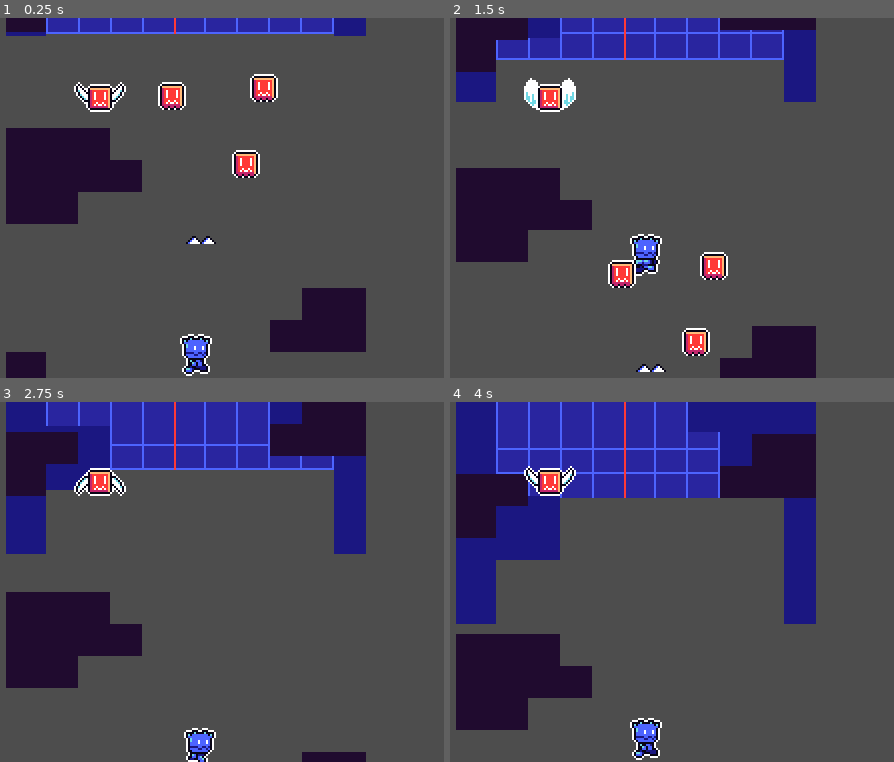
Above: before the commit, frames 1-4 (two rows, left to right).
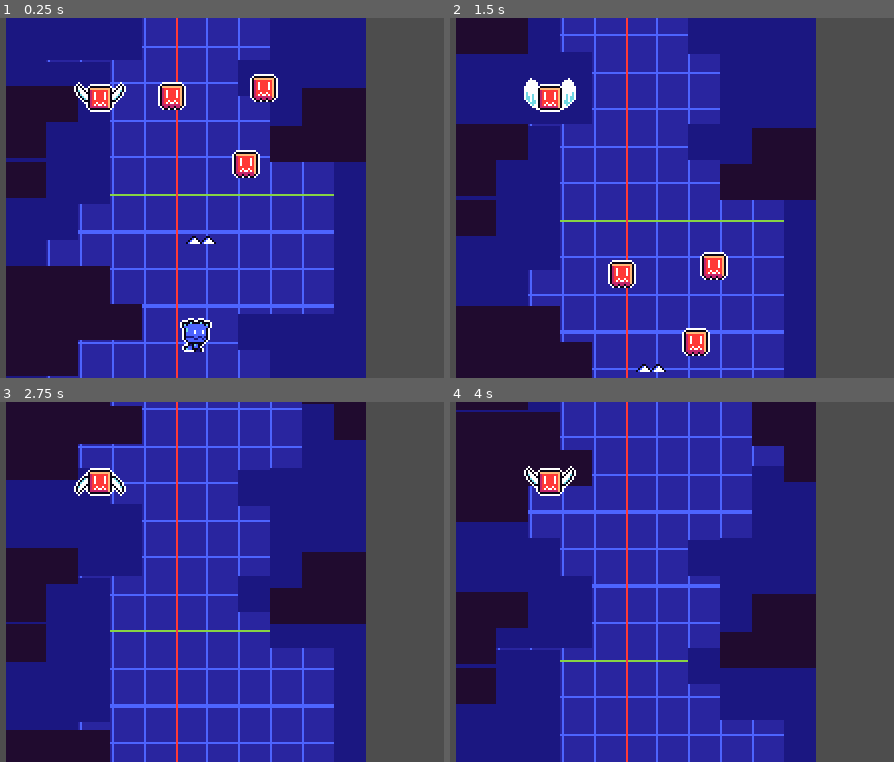
Above: after the commit, the same moments.

Repository: NicolasPetruci/TCC-Faculdade
Game: Godot game, scene res://Scenes/main.tscn
The game is run twice, just before and just after one commit, with the same random seed, the same clock (stepped at 60 frames per second) and the same inputs.
Inputs:
- Up to frame 1 (0.25 s): no input
- Up to frame 2 (1.5 s): tap Enter (Esquerda, bound only after the commit) at 0.5 s; hold D (Direita, bound only after the commit) from 0.53 s (still down); tap Space (Jump) at 0.77 s
- Up to frame 3 (2.75 s): tap Space (Jump) at 1.52 s; release D (Direita, bound only after the commit) at 2.03 s; hold Enter (Esquerda, bound only after the commit) from 2.03 s (still down)
- Up to frame 4 (4 s): release Enter (Esquerda, bound only after the commit) at 2.78 s; hold D (Direita, bound only after the commit) from 2.78 s (still down); tap Space (Jump) at 3.02, 3.77 s

The runs differ from the first frame. In frame 1, 75% of the frame differs, in the area x 1-83%, y 0-100%; in frame 2, 71%; in frame 3, 68%; in frame 4, 65%.

Commit message:
movimentação direita

Diff:
--- a/Scenes/level.tscn
+++ b/Scenes/level.tscn
@@ -13,38 +13,43 @@
 script = ExtResource("1_81xng")
 
 [node name="ParallaxBg" type="ParallaxLayer" parent="."]
+position = Vector2(0, 48)
 motion_scale = Vector2(0.2, 0.2)
 motion_mirroring = Vector2(0, 180)
 
 [node name="Sprite2D" type="Sprite2D" parent="ParallaxBg"]
-position = Vector2(245, -242)
+position = Vector2(246, -146.888)
 rotation = 1.5708
-scale = Vector2(0.772305, 0.994444)
+scale = Vector2(1.15839, 0.994444)
 texture = ExtResource("1_6phgx")
 centered = false
 
 [node name="ParallaxMG2" type="ParallaxLayer" parent="."]
+position = Vector2(0, 46)
 motion_scale = Vector2(0.5, 0.5)
 motion_mirroring = Vector2(0, 180)
 
 [node name="Sprite2D" type="Sprite2D" parent="ParallaxMG2"]
-position = Vector2(246, -317)
+position = Vector2(246, -139.844)
 rotation = 1.5708
+scale = Vector2(1.13074, 1)
 texture = ExtResource("2_81xng")
 centered = false
 
 [node name="ParallaxMG1" type="ParallaxLayer" parent="."]
+position = Vector2(0, 46)
 motion_scale = Vector2(0.3, 0.3)
 motion_mirroring = Vector2(0, 180)
 
 [node name="Sprite2D" type="Sprite2D" parent="ParallaxMG1"]
-position = Vector2(246, -140)
+position = Vector2(246, -143.543)
 rotation = 1.5708
-scale = Vector2(0.996875, 1)
+scale = Vector2(1.13653, 1)
 texture = ExtResource("3_wqkje")
 centered = false
 
 [node name="Ground" type="StaticBody2D" parent="."]
+position = Vector2(0, -13)
 
 [node name="CollisionShape2D" type="CollisionShape2D" parent="Ground"]
 position = Vector2(160.5, 190)
--- a/Scenes/main.tscn
+++ b/Scenes/main.tscn
@@ -12,7 +12,7 @@
 script = ExtResource("1_8gbba")
 
 [node name="CharacterBody2D" parent="." instance=ExtResource("1_jjgbg")]
-position = Vector2(158, 151)
+position = Vector2(156, 141)
 
 [node name="Level" parent="." instance=ExtResource("2_bo1nx")]
 
--- a/Scenes/player.tscn
+++ b/Scenes/player.tscn
@@ -87,7 +87,7 @@
 sprite_frames = SubResource("SpriteFrames_tx1dd")
 animation = &"Jumping"
 autoplay = "Idle"
-frame_progress = 0.680048
+frame_progress = 0.62683
 
 [node name="CollisionShape2D" type="CollisionShape2D" parent="."]
 position = Vector2(0, -3)
--- a/Scripts/player.gd
+++ b/Scripts/player.gd
@@ -1,12 +1,13 @@
 extends CharacterBody2D
 @export var gravity := 800.0
 @export var jump_force := 350.0
+@export var speed := 300.0
+
 
 
 @onready var anim = $AnimatedSprite2D
 
 func _physics_process(delta):
-	#gravidade
 	if not is_on_floor():
 		velocity.y += gravity * delta
 	else:
@@ -15,6 +16,15 @@
 	if Input.is_action_just_pressed("Jump") and is_on_floor():
 		velocity.y = -jump_force
 
+	var direction = Input.get_axis("Esquerda", "Direita")
+	velocity.x = direction * speed
+
+	if direction > 0:
+		anim.flip_h = false
+	elif direction < 0:
+		anim.flip_h = true
+
+
 	if not is_on_floor():
 		anim.play("Jumping")
 	else:
--- a/project.godot
+++ b/project.godot
@@ -33,6 +33,16 @@
 "events": [Object(InputEventKey,"resource_local_to_scene":false,"resource_name":"","device":-1,"window_id":0,"alt_press …(191 unchanged characters)…
 ]
 }
+Direita={
+"deadzone": 0.2,
+"events": [Object(InputEventKey,"resource_local_to_scene":false,"resource_name":"","device":-1,"window_id":0,"alt_pressed":false,"shift_pressed":false,"ctrl_pressed":false,"meta_pressed":false,"pressed":false,"keycode":0,"physical_keycode":68,"key_label":0,"unicode":100,"location":0,"echo":false,"script":null)
+]
+}
+Esquerda={
+"deadzone": 0.2,
+"events": [Object(InputEventKey,"resource_local_to_scene":false,"resource_name":"","device":-1,"window_id":0,"alt_pressed":false,"shift_pressed":false,"ctrl_pressed":false,"meta_pressed":false,"pressed":false,"keycode":0,"physical_keycode":4194309,"key_label":0,"unicode":0,"location":0,"echo":false,"script":null)
+]
+}
 
 [rendering]
 
